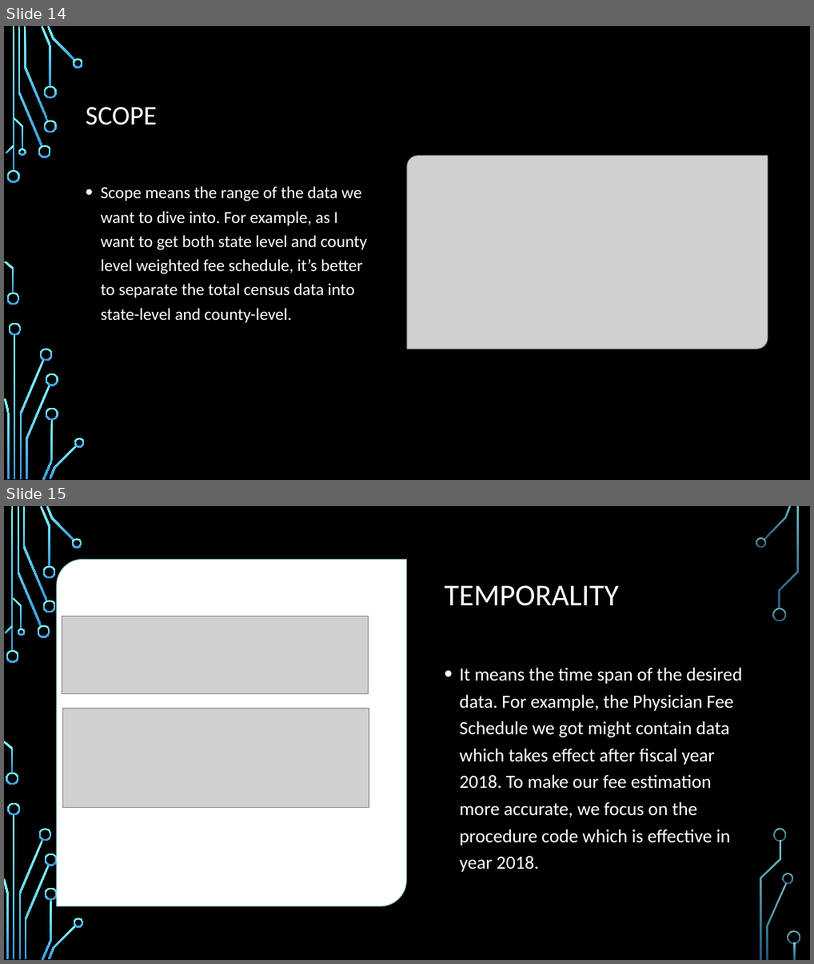
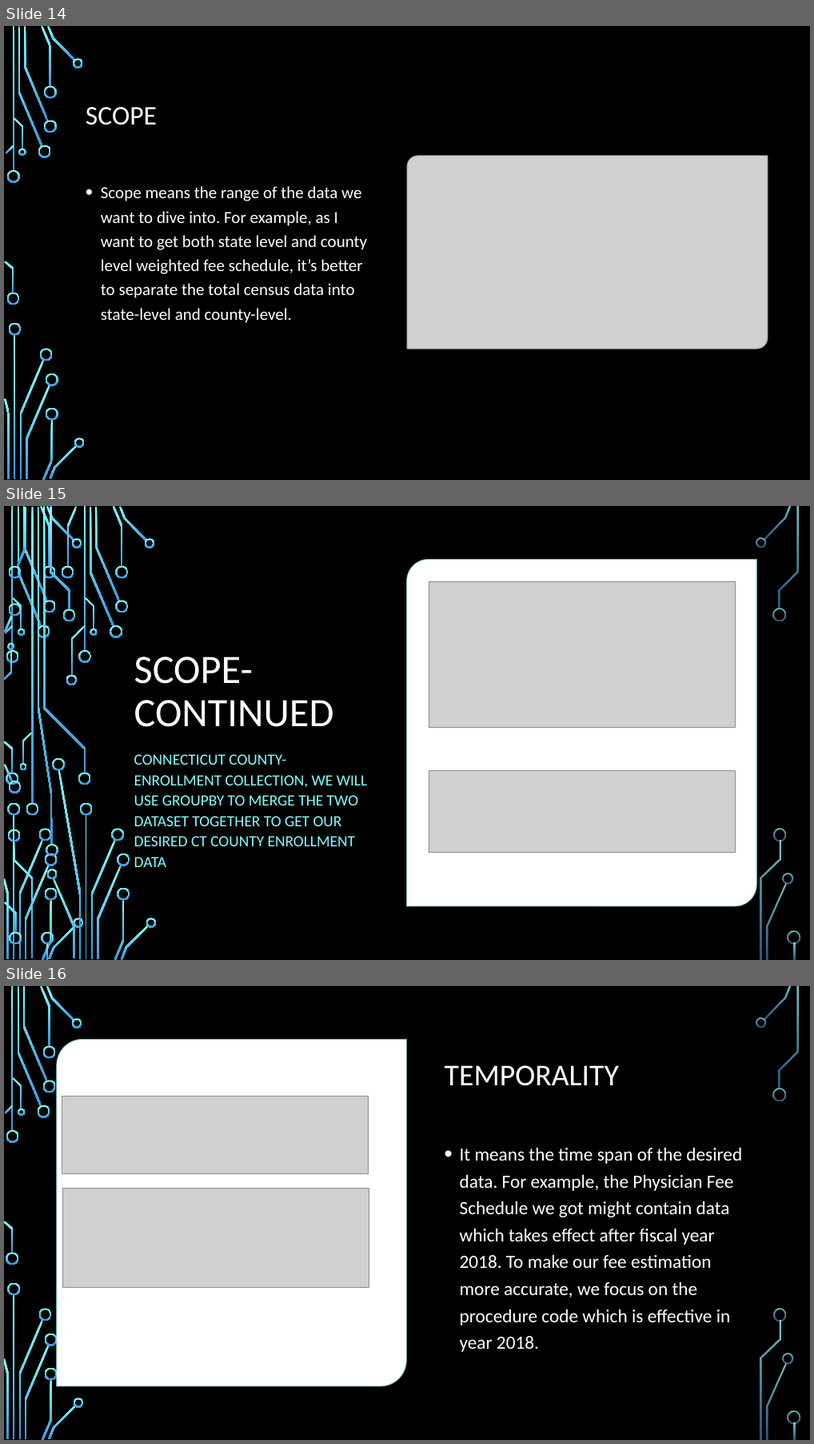
Before and after one commit to dev-hyang/data_analysis_medicaid, a slide deck: Presentation_v1.0.pptx. Shown one above the other, each under a label of ours: slides 14 and 15 before the commit, slides 14, 15 and 16 after it. The pictures are 814x964 and 814x1444 pixels, drawn with LibreOffice and Linux fonts; fonts in the diff are those of the drawing; grey boxes stand for pictures; background and template pictures are left out. Boxes give left, top, right and bottom in pixels: in the first picture for what was removed or moved away, otherwise in the second. Text is boxed around its words. In the diff, an @@ line names an element or a change of style, - is before the commit and + after.

```diff
--- a/Presentation_v1.0.pptx
+++ b/Presentation_v1.0.pptx
@@ slide 15 added at (4,506,810,960), background picture (left out); not listed: 36 template elements that a slide beside it also shows @@
@@ round diag rect added at (407,560,757,905), fill #FFFFFF, outline #B4FFFF 1.5 pt @@
@@ picture added at (429,582,735,728) @@
@@ title added at (134,656,334,727), 48 pt, text #FFFFFF @@
+SCOPE-CONTINUED
@@ text added at (134,754,367,867), 18.5 pt, text #82FFFF @@
+CONNECTICUT COUNTY-ENROLLMENT COLLECTION, WE WILL USE GROUPBY TO MERGE THE TWO DATASET TOGETHER TO GET OUR DESIRED CT COUNTY ENROLLMENT DATA
@@ picture added at (429,770,735,852) @@
@@ group added at (4,506,157,960): 50 freeform shapes, 4 rectangles @@
@@ what was slide 15 is now slide 16 @@
```
Also in this commit, not shown: 1 slide changed, 1 other file.
